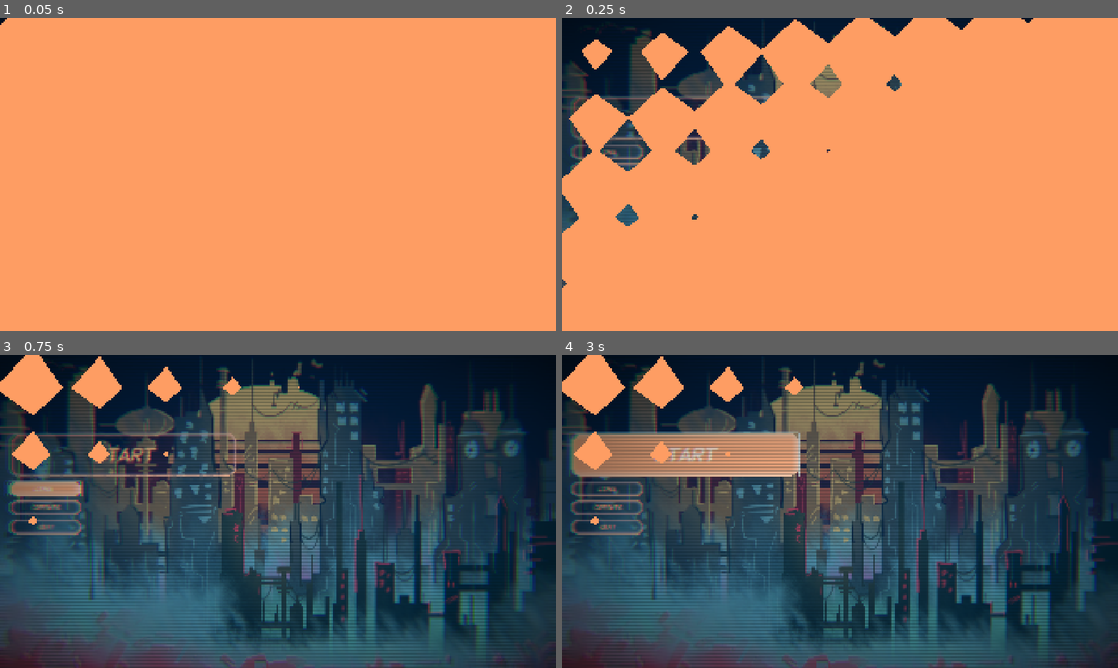
Above: before the commit, frames 1-4 (two rows, left to right).
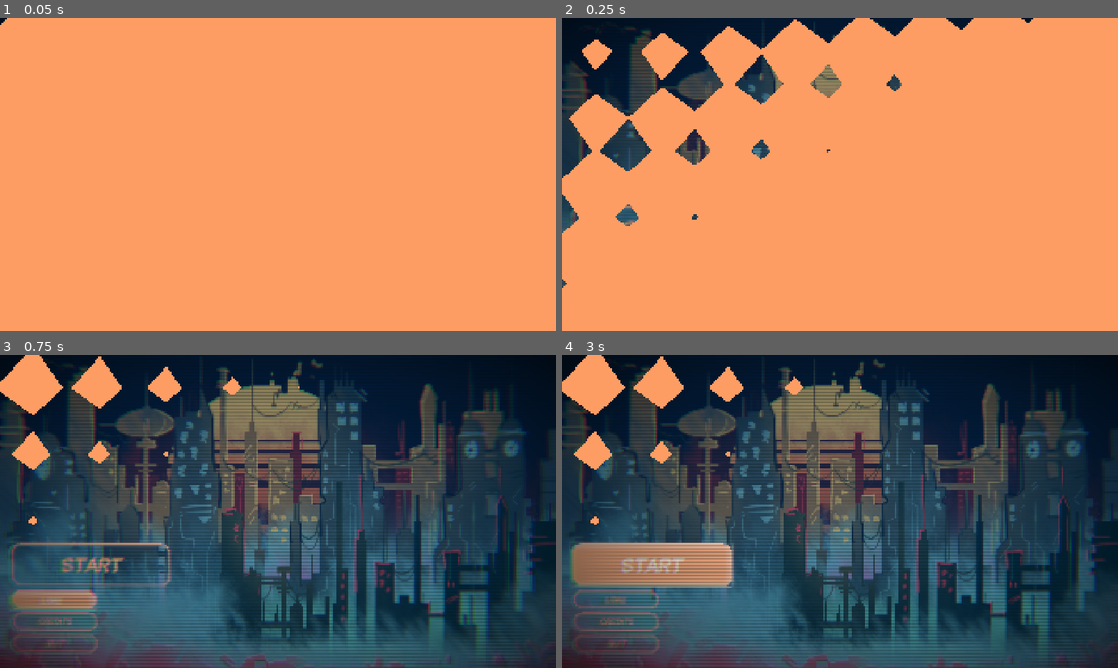
Above: after the commit, the same moments.

Repository: mushyp3a/gudev-16
Game: Godot game, scene res://scenes/main_menu2.tscn
Same seed, same stepped clock (60 frames per second), same inputs: the game is played once before the commit and once after it. This scene is started directly instead of the project's main scene.
Inputs:
- Up to frame 1 (0.05 s): no input
- Up to frame 2 (0.25 s): no input
- Up to frame 3 (0.75 s): click "LORE" at 0.5 s
- Up to frame 4 (3 s): click "CREDITS" at 1.25 s; click "BACK" at 2 s; click "START" at 2.75 s

Frame 1 is identical in both runs. In frame 2, 0.8% of the frame differs, in the area x 1-38%, y 24-67%; in frame 3, 5.3%; in frame 4, 11%, in the area x 0-43%, y 24-96%.

Commit message:
fixed ui

Diff:
--- a/scenes/credits.tscn
+++ b/scenes/credits.tscn
@@ -75,17 +75,18 @@
 theme_override_constants/margin_bottom = 15
 
 [node name="VBoxContainer" type="VBoxContainer" parent="MarginContainer2/MarginContainer2"]
-custom_minimum_size = Vector2(500, 400)
+custom_minimum_size = Vector2(850, 400)
 layout_mode = 2
 size_flags_horizontal = 0
+theme_override_constants/separation = 30
 
 [node name="heading" type="RichTextLabel" parent="MarginContainer2/MarginContainer2/VBoxContainer"]
-custom_minimum_size = Vector2(350, 150)
+custom_minimum_size = Vector2(400, 150)
 layout_mode = 2
 size_flags_horizontal = 4
 size_flags_vertical = 8
 theme_override_fonts/normal_font = ExtResource("2_0ctdu")
-theme_override_font_sizes/normal_font_size = 80
+theme_override_font_sizes/normal_font_size = 95
 text = "Credits"
 horizontal_alignment = 1
 vertical_alignment = 2
@@ -96,7 +97,7 @@
 theme_override_constants/line_separation = 5
 theme_override_constants/table_h_separation = 3
 theme_override_fonts/normal_font = ExtResource("2_0ctdu")
-theme_override_font_sizes/normal_font_size = 28
+theme_override_font_sizes/normal_font_size = 35
 text = "Programming - Mackenzie + Oliver
 Music - Mackenzie
 Art - Reuben
--- a/scenes/lore.tscn
+++ b/scenes/lore.tscn
@@ -77,7 +77,7 @@
 theme_override_constants/margin_bottom = 15
 
 [node name="VBoxContainer" type="VBoxContainer" parent="MarginContainer2/MarginContainer2"]
-custom_minimum_size = Vector2(500, 400)
+custom_minimum_size = Vector2(850, 400)
 layout_mode = 2
 size_flags_horizontal = 0
 
@@ -98,6 +98,6 @@
 theme_override_constants/table_h_separation = 3
 theme_override_fonts/normal_font = ExtResource("3_fiw8w")
 theme_override_font_sizes/normal_font_size = 25
-text = "LORE LORE LORE GUYS THE LORE THE LORE IS SO CRAZY GUYS"
+text = "LORE LORE LORE GUYS THE LORE THE LORE IS SO CRAZY GUYS MOOORE LORE GUYS THERES EVEN MORE LORE NOW"
 
 [connection signal="pressed" from="MarginContainer/Button" to="." method="_on_button_pressed"]
--- a/scenes/main_menu2.tscn
+++ b/scenes/main_menu2.tscn
@@ -42,8 +42,8 @@
 anchor_right = 0.44400004
 anchor_bottom = 0.95100003
 offset_left = -2.0
-offset_top = 119.0
-offset_right = -3.488037
+offset_top = 501.0
+offset_right = -235.48004
 offset_bottom = 118.75195
 grow_horizontal = 2
 grow_vertical = 2
@@ -52,43 +52,43 @@
 theme_override_constants/margin_right = 30
 
 [node name="VBoxContainer" type="VBoxContainer" parent="MarginContainer"]
-custom_minimum_size = Vector2(450, 400)
+custom_minimum_size = Vector2(350, 400)
 layout_mode = 2
 theme_override_constants/separation = 15
 
 [node name="Start Button" type="Button" parent="MarginContainer/VBoxContainer"]
-custom_minimum_size = Vector2(100, 150)
+custom_minimum_size = Vector2(200, 150)
 layout_mode = 2
 theme = ExtResource("1_tqay6")
 text = "START"
 
 [node name="VBoxContainer" type="VBoxContainer" parent="MarginContainer/VBoxContainer"]
-custom_minimum_size = Vector2(270, 0)
+custom_minimum_size = Vector2(300, 0)
 layout_mode = 2
 theme_override_constants/separation = 12
 
 [node name="Lore" type="Button" parent="MarginContainer/VBoxContainer/VBoxContainer"]
-custom_minimum_size = Vector2(250, 50)
+custom_minimum_size = Vector2(300, 65)
 layout_mode = 2
 size_flags_horizontal = 0
 theme = ExtResource("1_tqay6")
-theme_override_font_sizes/font_size = 25
+theme_override_font_sizes/font_size = 30
 text = "LORE"
 
 [node name="Credits" type="Button" parent="MarginContainer/VBoxContainer/VBoxContainer"]
-custom_minimum_size = Vector2(250, 50)
+custom_minimum_size = Vector2(300, 65)
 layout_mode = 2
 size_flags_horizontal = 0
 theme = ExtResource("1_tqay6")
-theme_override_font_sizes/font_size = 25
+theme_override_font_sizes/font_size = 30
 text = "CREDITS"
 
 [node name="Quit" type="Button" parent="MarginContainer/VBoxContainer/VBoxContainer"]
-custom_minimum_size = Vector2(250, 50)
+custom_minimum_size = Vector2(300, 65)
 layout_mode = 2
 size_flags_horizontal = 0
 theme = ExtResource("1_tqay6")
-theme_override_font_sizes/font_size = 25
+theme_override_font_sizes/font_size = 30
 text = "QUIT"
 
 [connection signal="pressed" from="MarginContainer/VBoxContainer/Start Button" to="." method="_on_start_button_pressed"]
Binary file changed: ui designs/button theme (2).theme
